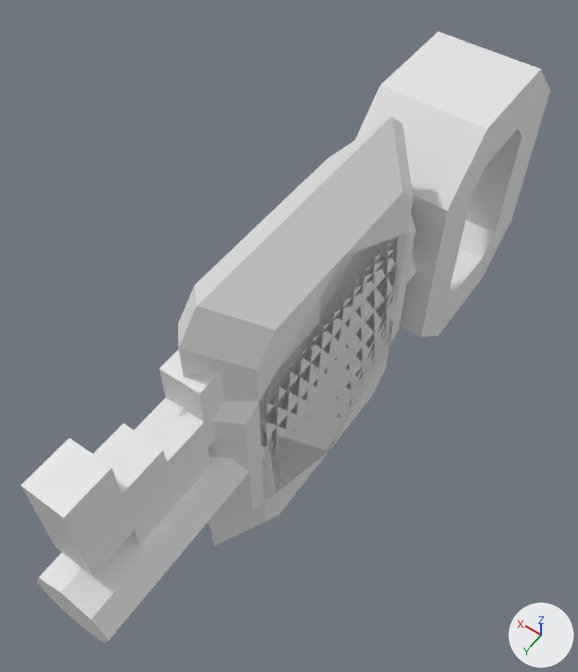
The FBX model models/items.fbx as it was, and as the next commit left it.
The view is the same before and after, from a camera (50 mm lens) standing at (-0.101, 0.15, 0.48) and looking at (0.009, -0.005, 0.237). The lights are fixed; the arrows at lower right show +X, +Y and +Z. Where no turn or scale is listed for an object, it has been applied to the vertices.

Script lines for the objects in view, before the commit:
```python
me_gem1 = bpy.data.meshes.new('Gem1')
me_gem1.from_pydata(...)  # 18 vertices, 14 faces; spans x -0.015..0.015, y -0.065..0.065, z -0.075..0.075
me_gem1.materials.append(mat_gem1)  # white #e7e7e7
me_gem2 = bpy.data.meshes.new('Gem2')
me_gem2.from_pydata(...)  # 24 vertices, 18 faces; spans x -0.015..0.015, y -0.06..0.06, z -0.075..0.075
me_gem2.materials.append(mat_gem2)  # white #e7e7e7
me_key_001 = bpy.data.meshes.new('Key.001')
me_key_001.from_pydata(...)  # 78 vertices, 65 faces; spans x -0.022..0.023, y -0.15..0.12, z -0.06..0.06
me_key_001.materials.append(mat_gold)  # white #e7e7e7
ob_gem1 = bpy.data.objects.new('Gem1', me_gem1)
ob_gem1.location = (0.0, 0.0, 0.24)
ob_gem2 = bpy.data.objects.new('Gem2', me_gem2)
ob_gem2.location = (0.0, 0.0, 0.24)
ob_key = bpy.data.objects.new('Key', me_key_001)
ob_key.location = (0.0, 0.0, 0.24)
```
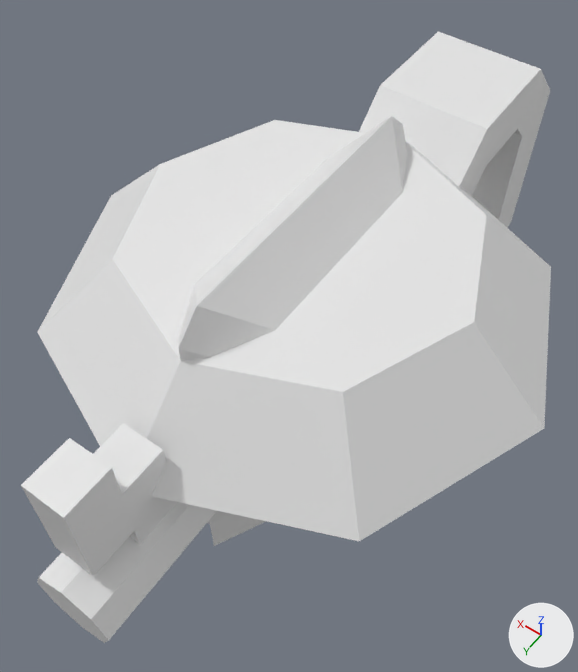
What differs and where, as boxes [x1, y1, x2, y2] in the pictures (578 x 672 px):
'Gem3', added: after [38, 120, 551, 541]
'Gem1', unchanged, covered by the edit: before [178, 214, 416, 524]; after [206, 511, 238, 524]

Diff of the bpy script that builds the scene:
```diff
--- a/models/items.fbx.py
+++ b/models/items.fbx.py
@@ mat_gem3 @@
+mat_gem3 = principled_material('Gem3')
+mat_gem3.base_color = (0.8, 0.8, 0.8)  # white #e7e7e7
@@ me_gem3 @@
+me_gem3.from_pydata([(0.064, 0.064, 0.03), (0.0, 0.09, 0.03), (0.0, 0.06, 0.06), (0.042, 0.042, 0.06), (0.06, 0.0, 0.06), (0.042, -0.042, 0.06), (0.0, -0.06, 0.06), (-0.042, -0.042, 0.06), (0.0, 0.0, -0.06), (-0.06, 0.0, 0.06), (-0.042, 0.042, 0.06), (0.09, 0.0, 0.03), (0.064, -0.064, 0.03), (0.0, -0.09, 0.03), (-0.064, -0.064, 0.03), (-0.09, 0.0, 0.03), (-0.064, 0.064, 0.03)], [], [(8, 0, 11), (1, 2, 3, 0), (8, 11, 12), (0, 3, 4, 11), (8, 12, 13), (11, 4, 5, 12), (8, 13, 14), (12, 5, 6, 13), (8, 14, 15), (13, 6, 7, 14), (8, 15, 16), (14, 7, 9, 15), (3, 2, 10, 9, 7, 6, 5, 4), (8, 16, 1), (15, 9, 10, 16), (8, 1, 0), (16, 10, 2, 1)])
+me_gem3.materials.append(mat_gem3)  # white #e7e7e7
@@ ob_gem3 @@
+ob_gem3 = bpy.data.objects.new('Gem3', me_gem3)
+ob_gem3.location = (0.0, 0.0, 0.24)
```
